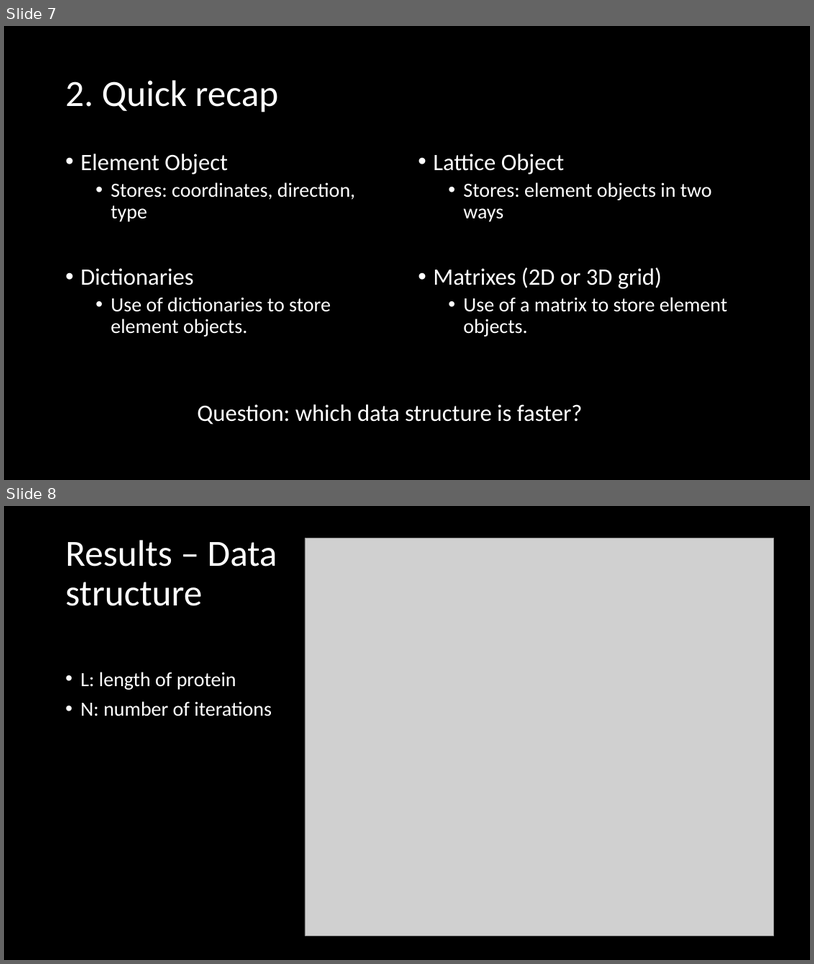
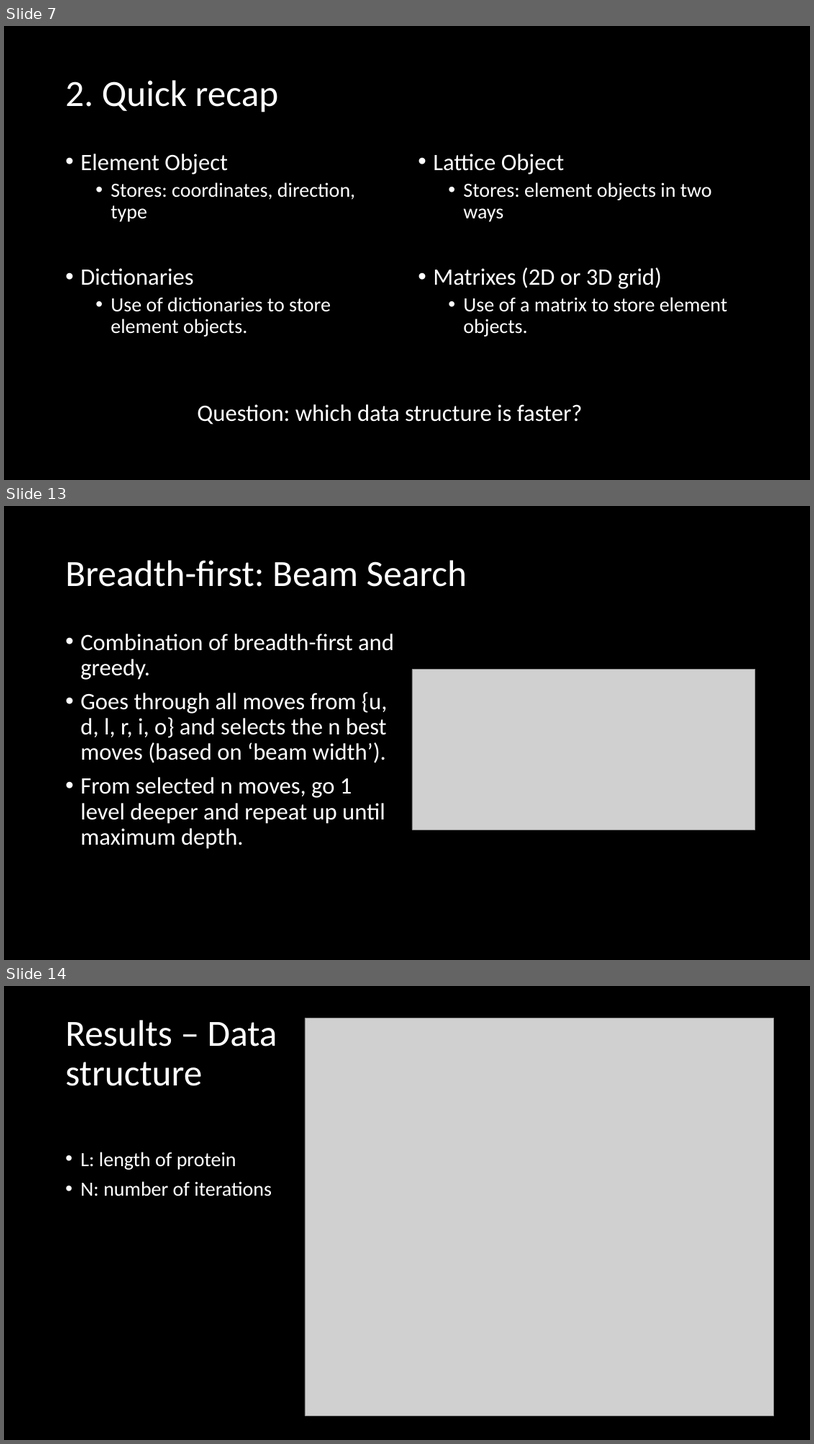
Before and after one commit to Loek21/Protein-Pow-d-er, a slide deck: Documentation/PPP, Week 2, Meeting 1.pptx. Shown one above the other, each under a label of ours: slides 7 and 8 before the commit, slides 7, 13 and 14 after it; the slides between them are not shown. The pictures are 814x964 and 814x1444 pixels, drawn with LibreOffice and Linux fonts; fonts in the diff are those of the drawing; grey boxes stand for pictures. Boxes give left, top, right and bottom in pixels: in the first picture for what was removed or moved away, otherwise in the second. Text is boxed around its words. In the diff, an @@ line names an element or a change of style, - is before the commit and + after.

```diff
--- a/Documentation/PPP, Week 2, Meeting 1.pptx
+++ b/Documentation/PPP, Week 2, Meeting 1.pptx
@@ slide 13 added at bbox=[4, 506, 810, 960], background #000000 @@
@@ title added at bbox=[65, 560, 467, 587], 44 pt, text #FFFFFF @@
+Breadth-first: Beam Search
@@ text added at bbox=[80, 633, 394, 849], 28 pt, text #FFFFFF @@
+• Combination of breadth-first and greedy.
+• Goes through all moves from {u, d, l, r, i, o} and selects the n best moves (based on ‘beam width’).
+• From selected n moves, go 1 level deeper and repeat up until maximum depth.
@@ picture added at bbox=[412, 669, 756, 830] @@
@@ what was slide 8 is now slide 14 @@
```
Also in this commit, not shown: 5 other slides added.
